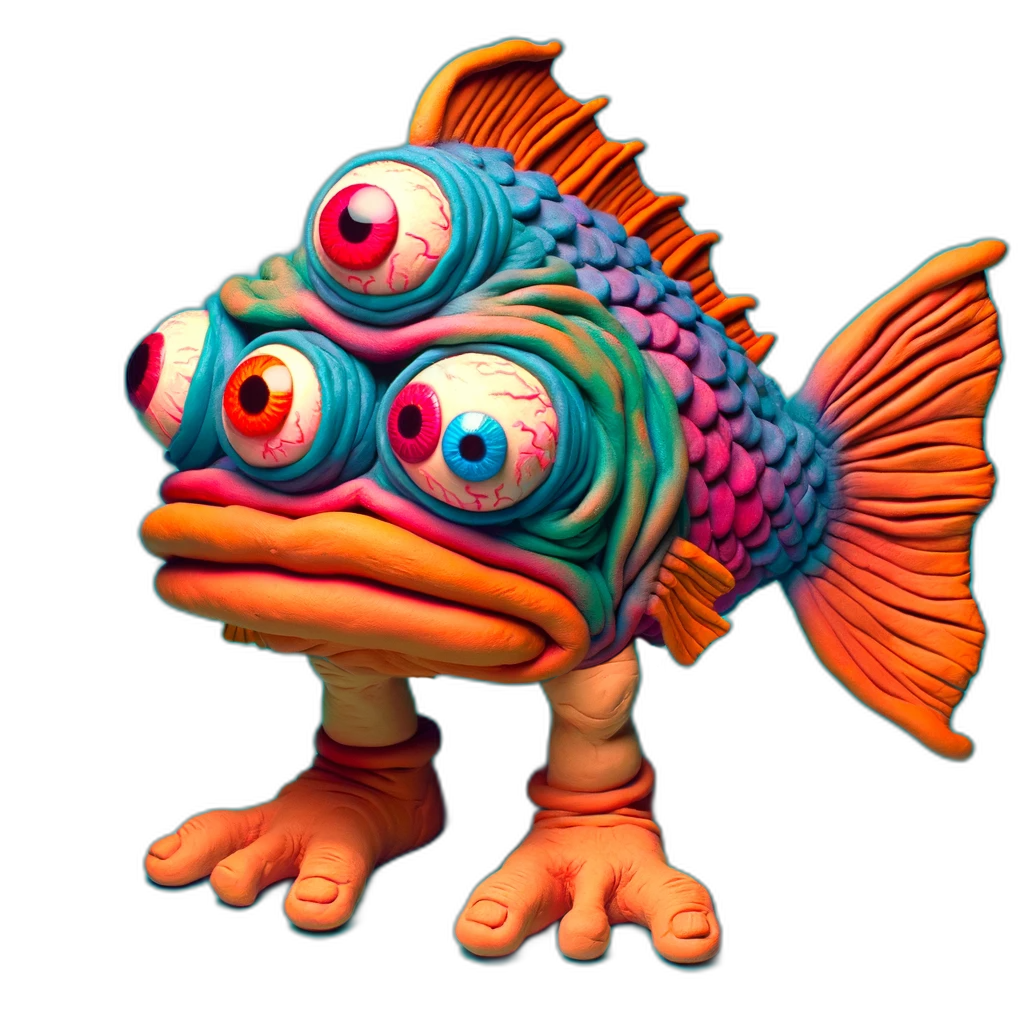
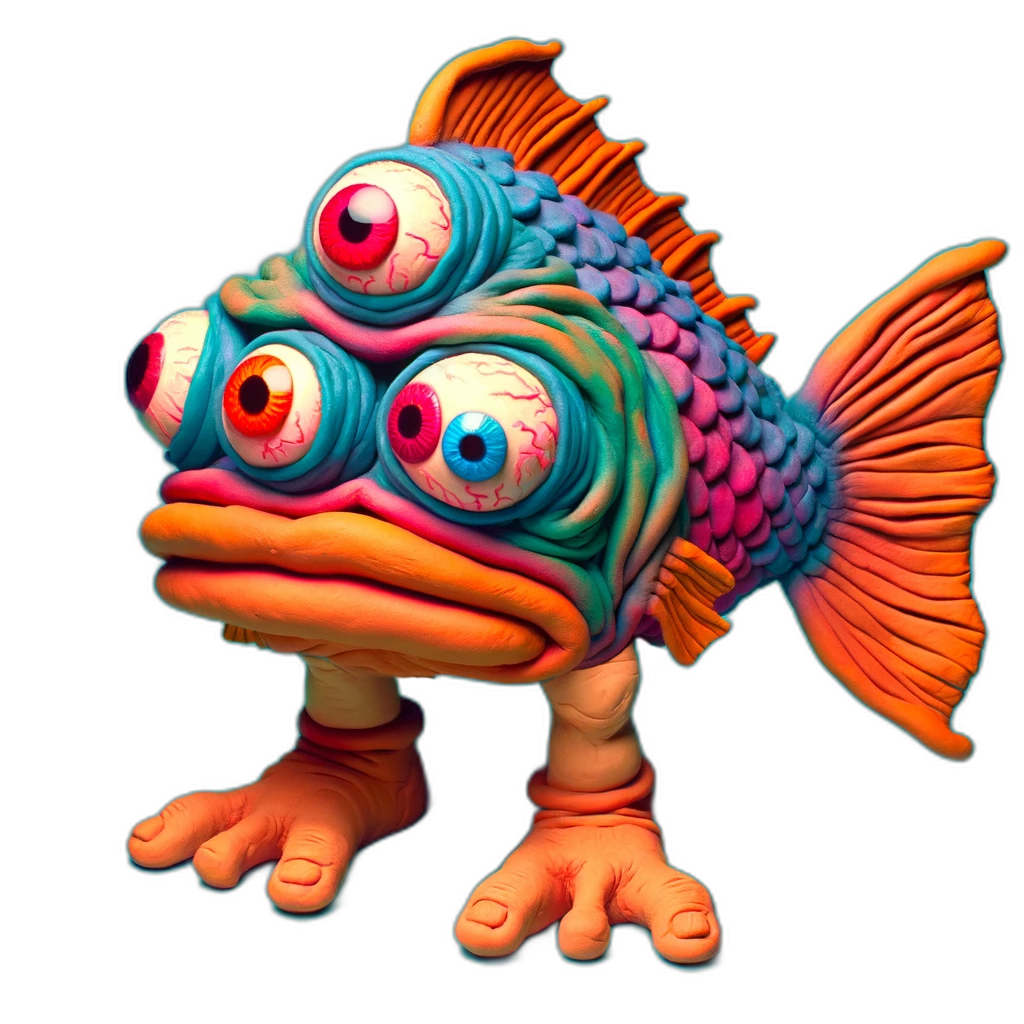
Two versions of the same layered image (1024 × 1024). Layer-by-layer changes:
added layer "right leg" above "legs" over (120, 646, 440, 929)
painted on "legs" over (136, 646, 453, 942)
